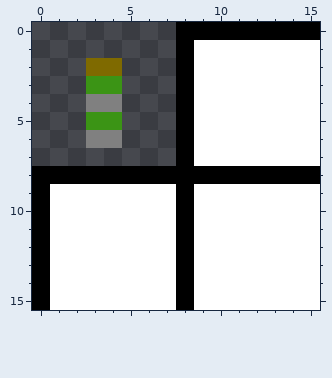
One commit to this pixel-art sprite: res/projectiles.png. The picture above is the old version.
The file is 16x16 pixels.
After the commit:
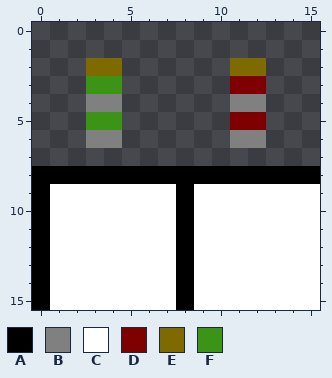
Palette (. is transparent): A #000000  B #808080  C #ffffff  D #7f0000  E #7f6a00  F #3b9415
From old to new:
y 0: x 8..15 AAAAAAAA -> ........
y 1: x 8..15 ACCCCCCC -> ........
y 2: x 8..15 ACCCCCCC -> ...EE...
y 3: x 8..15 ACCCCCCC -> ...DD...
y 4: x 8..15 ACCCCCCC -> ...BB...
y 5: x 8..15 ACCCCCCC -> ...DD...
y 6: x 8..15 ACCCCCCC -> ...BB...
y 7: x 8..15 ACCCCCCC -> ........
Pixel boxes of the changes (left, top, right, bottom) in both pictures:
changed: (176, 22, 320, 166)
